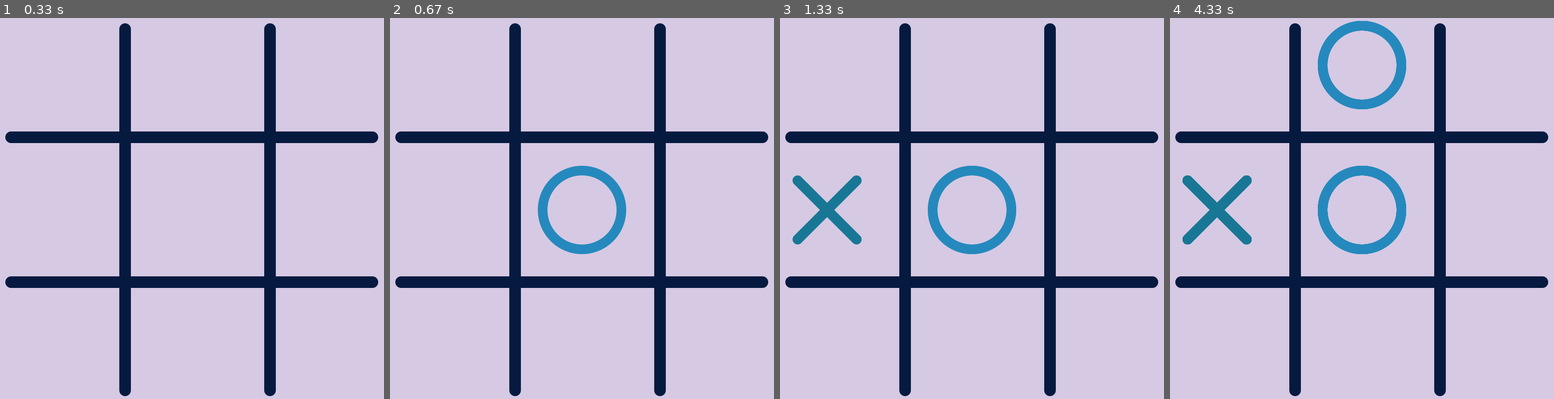
Above: before the commit, frames 1-4 (left to right).
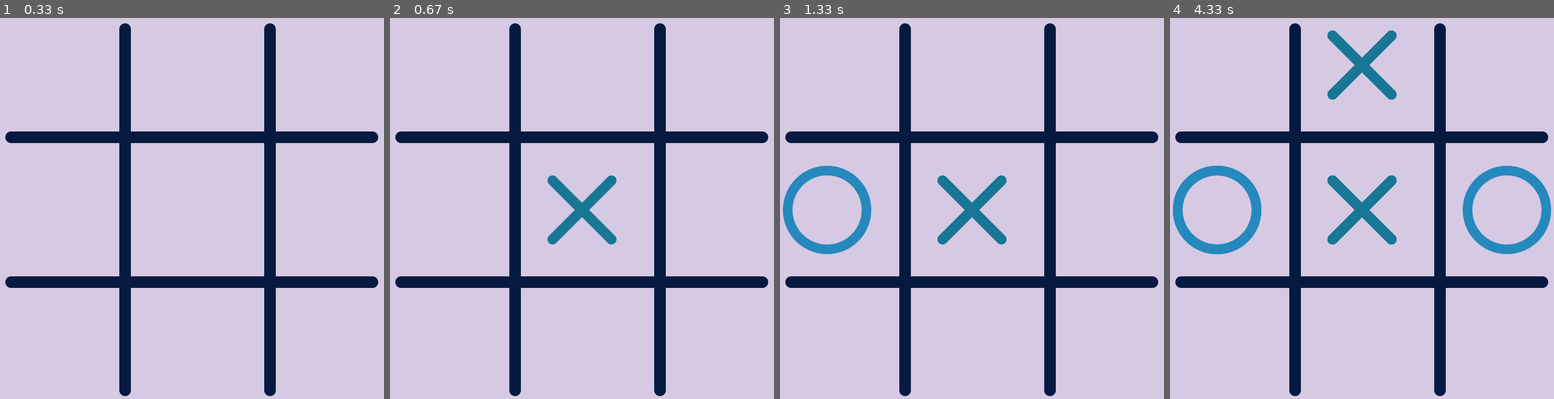
Above: after the commit, the same moments.

Repository: GabrielCampos2006/Tic-Tac-Toe-Py
Game: pygame game, started from pygame/TTT.py
Same seed, same stepped clock (60 frames per second), same inputs: the game is played once before the commit and once after it.
Inputs (mouse positions are in pixels of both pictures, inside the frame that each line leads up to):
- Up to frame 1 (0.33 s): no input
- Up to frame 2 (0.67 s): click (582, 208) at 0.38 s
- Up to frame 3 (1.33 s): click (868, 212) at 0.83 s; move the mouse to (1037, 59) at 1.13 s
- Up to frame 4 (4.33 s): click (1427, 59) at 1.42 s; move the mouse to (1369, 63) at 1.83 s; click (1369, 63) at 2.18 s; move the mouse to (1369, 254) at 2.67 s; click (1369, 254) at 3.07 s; move the mouse to (1473, 277) at 3.6 s; click (1473, 277) at 4.05 s

Frame 1 is identical in both runs. In frame 2, 2.6% of the frame differs, in the area x 38-62%, y 38-62%; in frame 3, 5.3%; in frame 4, 9.7%, in the area x 0-100%, y 0-62%.

Commit message:
consertando erros de lógica

Diff:
--- a/pygame/TTT.py
+++ b/pygame/TTT.py
@@ -14,14 +14,14 @@
 
 #as imagens
 VELHA = pygame.image.load('pygame/assets/Board.png')
-IMG_X = pygame.image.load('pygame/assets/O.png')
-IMG_O = pygame.image.load('pygame/assets/X.png')
+IMG_X = pygame.image.load('pygame/assets/X.png')
+IMG_O = pygame.image.load('pygame/assets/O.png')
 
 #cor, por formato RGB
 cor_da_tela = (214, 201, 227)
 
 #as grid do jogo da velha
-campo = [[1, 2, 3], [4, 5, 6], [7, 8, 9]]
+campo = [[None, None, None], [None, None, None], [None, None, None]]
 campo_grafico = [[[None, None], [None, None], [None, None]],
                     [[None, None], [None, None], [None, None]],
                     [[None, None], [None, None], [None, None]]]
@@ -40,7 +40,7 @@
 
     #verifica se tem vitória de forma horizontal
     for linha in range(0, 3):
-        if((campo[linha][0] == campo[linha][1] == campo[linha][0]) and (campo[linha][0] is not None)):
+        if((campo[linha][0] == campo[linha][1] == campo[linha][2]) and (campo[linha][0] is not None)):
             vencedor = campo[linha][0]
 
             #caso tiver um linha horizontal, vai colocar a imagem vencedora
@@ -48,8 +48,8 @@
 
                 """Por algum motivo ocorre um bug, aonde a imagem vencedora esta inverso ao que ganhou
                 ou seja, caso quem ganhou fosse o X, então a imagem vencedora mostra o O, então eu inverti
-                o nome da imagem, tanto que for ver o Winning X, aparece na verdade o O"""
-                campo_grafico[linha][i][0] = pygame.image.load(f"pygame/assets/Winning {vencedor}.png")
+                o nome da imagem, tanto que for ver o Ganha_X, aparece na verdade o O"""
+                campo_grafico[linha][i][0] = pygame.image.load(f"pygame/assets/Ganha_{vencedor}.png")
                 tela.blit(campo_grafico[linha][i][0], campo_grafico[linha][i][1])
 
             pygame.display.update()
@@ -62,7 +62,7 @@
             vencedor = campo[0][coluna]
 
             for j in range(0, 3):
-                campo_grafico[j][coluna][0] = pygame.image.load(f"pygame/assets/Winning {vencedor}.png")
+                campo_grafico[j][coluna][0] = pygame.image.load(f"pygame/assets/Ganha_{vencedor}.png")
                 tela.blit(campo_grafico[j][coluna][0], campo_grafico[j][coluna][1])
 
             pygame.display.update()
@@ -73,13 +73,13 @@
     if (campo[0][0] == campo[1][1] == campo[2][2]) and (campo[0][0] is not None):
         vencedor =  campo[0][0]
 
-        campo_grafico[0][0][0] = pygame.image.load(f"pygame/assets/Winning {vencedor}.png")
+        campo_grafico[0][0][0] = pygame.image.load(f"pygame/assets/Ganha_{vencedor}.png")
         tela.blit(campo_grafico[0][0][0], campo_grafico[0][0][1])
 
-        campo_grafico[1][1][0] = pygame.image.load(f"pygame/assets/Winning {vencedor}.png")
+        campo_grafico[1][1][0] = pygame.image.load(f"pygame/assets/Ganha_{vencedor}.png")
         tela.blit(campo_grafico[1][1][0], campo_grafico[1][1][1])
 
-        campo_grafico[2][2][0] = pygame.image.load(f"pygame/assets/Winning {vencedor}.png")
+        campo_grafico[2][2][0] = pygame.image.load(f"pygame/assets/Ganha_{vencedor}.png")
         tela.blit(campo_grafico[2][2][0], campo_grafico[2][2][1])
         pygame.display.update()
 
@@ -89,13 +89,13 @@
     if (campo[0][2] == campo[1][1] == campo[2][0]) and (campo[0][2] is not None):
         vencedor =  campo[0][2]
 
-        campo_grafico[0][2][0] = pygame.image.load(f"pygame/assets/Winning {vencedor}.png")
+        campo_grafico[0][2][0] = pygame.image.load(f"pygame/assets/Ganha_{vencedor}.png")
         tela.blit(campo_grafico[0][2][0], campo_grafico[0][2][1])
 
-        campo_grafico[1][1][0] = pygame.image.load(f"pygame/assets/Winning {vencedor}.png")
+        campo_grafico[1][1][0] = pygame.image.load(f"pygame/assets/Ganha_{vencedor}.png")
         tela.blit(campo_grafico[1][1][0], campo_grafico[1][1][1])
 
-        campo_grafico[2][0][0] = pygame.image.load(f"pygame/assets/Winning {vencedor}.png")
+        campo_grafico[2][0][0] = pygame.image.load(f"pygame/assets/Ganha_{vencedor}.png")
         tela.blit(campo_grafico[2][0][0], campo_grafico[2][0][1])
 
         pygame.display.update()
@@ -106,7 +106,7 @@
     if vencedor is None:
         for i in range(len(campo)):
             for j in range(len(campo)):
-                if campo[i][j] != 'X' and campo[i][j] != 'O':
+                if campo[i][j] is None:
                     return None
         return "EMPATE"
 
@@ -129,14 +129,17 @@
 def X_ou_O(campo, campo_grafico, mover):
     #comando que retorna a posição atual do mouse
     posicao_atual = pygame.mouse.get_pos()
+    #Divisão inteira  por 300 pixels resolve o clique exato
+    coluna = posicao_atual[0] // 300
+    linha = posicao_atual[1] // 300
 
-    #forma de centralizar o quadrado
-    x_centralizado = ((posicao_atual[0] - 65) / 835) * 2
-    y_centralizado = (posicao_atual[1] / 835) * 2
+    #evita erro de índice caso o clique seja na linha de borda final
+    if coluna == 3: coluna = 2
+    if linha == 3: linha = 2
 
-    #verifica se o capo está vazio
-    if campo[round(y_centralizado)][round(x_centralizado)] != 'O' and campo[round(y_centralizado)][round(x_centralizado)] != "X":
-        campo[round(y_centralizado)][round(x_centralizado)] = mover
+    #verifica se o campo está vazio
+    if campo[linha][coluna] is None:
+        campo[linha][coluna] = mover
 
         if mover == "O":
             mover = "X"
@@ -162,11 +165,9 @@
 
         #quando clicar no jogo aparece ou o X ou o O
         if evento.type == pygame.MOUSEBUTTONDOWN:
-            campo, mover = X_ou_O(campo, campo_grafico, mover)
-
             #código para quando for reiniciar o jogo
             if jogo_finalizado:
-                campo = [[1, 2, 3], [4, 5, 6], [7, 8, 9]]
+                campo = [[None, None, None], [None, None, None], [None, None, None]]
                 campo_grafico = [[[None, None], [None, None], [None, None]],
                                     [[None, None], [None, None], [None, None]],
                                     [[None, None], [None, None], [None, None]]]
@@ -179,8 +180,10 @@
                 jogo_finalizado = False
 
                 pygame.display.update()
+            else:
+                campo, mover = X_ou_O(campo, campo_grafico, mover)
 
-            if Vitoria(campo) is not None:
-                jogo_finalizado = True
+                if Vitoria(campo) is not None:
+                    jogo_finalizado = True
 
             pygame.display.update()
Renamed: pygame/assets/Winning X.png -> pygame/assets/Ganha_O.png
Renamed: pygame/assets/Winning O.png -> pygame/assets/Ganha_X.png
